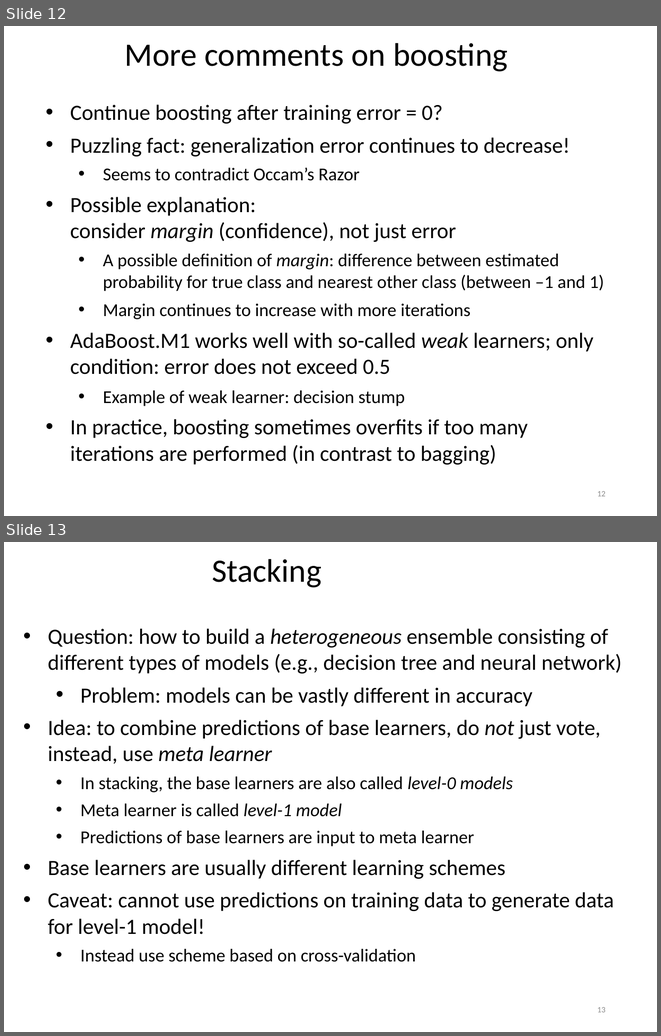
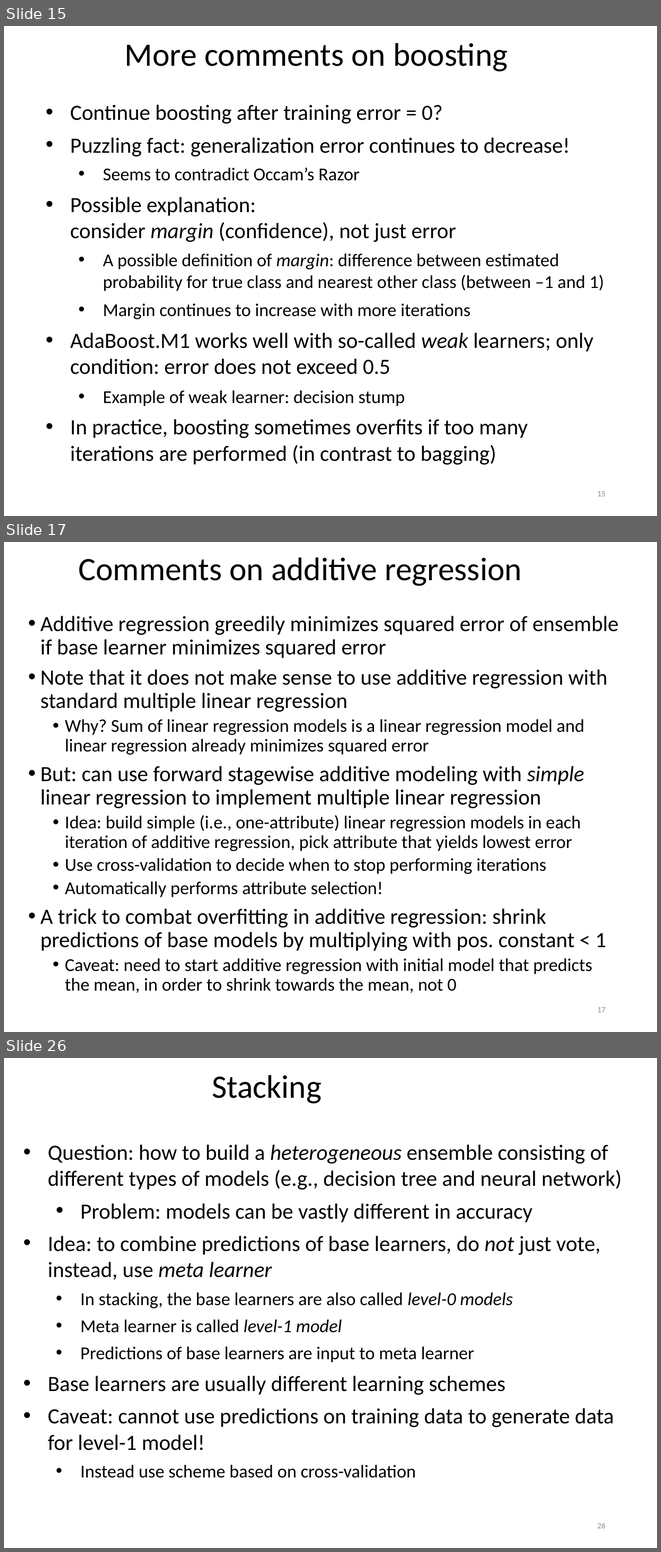
Before and after one commit to khaledmrasheed/khaledmrasheed.github.io, a slide deck: DMcourse/Chapter12.pptx. Shown one above the other, each under a label of ours: slides 12 and 13 before the commit, slides 15, 17 and 26 after it; the slides between them are not shown. The pictures are 661x1036 and 661x1552 pixels, drawn with LibreOffice and Linux fonts; fonts in the diff are those of the drawing. Boxes give left, top, right and bottom in pixels: in the first picture for what was removed or moved away, otherwise in the second. Text is boxed around its words. In the diff, an @@ line names an element or a change of style, - is before the commit and + after.

```diff
--- a/DMcourse/Chapter12.pptx
+++ b/DMcourse/Chapter12.pptx
@@ slide 17 added at (4,542,657,1032), background #FFFFFF @@
@@ title added at (79,557,522,586), 36 pt, text #000000 @@
+Comments on additive regression
@@ text added at (41,616,619,992), 20 pt, text #000000 @@
+• Additive regression greedily minimizes squared error of ensemble if base learner minimizes squared error
+• Note that it does not make sense to use additive regression with standard multiple linear regression
+  • Why? Sum of linear regression models is a linear regression model and linear regression already minimizes squared error
+• But: can use forward stagewise additive modeling with simple linear regression to implement multiple linear regression
+  • Idea: build simple (i.e., one-attribute) linear regression models in each iteration of additive regression, pick attribute that yields lowest error
+  • Use cross-validation to decide when to stop performing iterations
+  • Automatically performs attribute selection!
+• A trick to combat overfitting in additive regression: shrink predictions of base models by multiplying with pos. constant < 1
+  • Caveat: need to start additive regression with initial model that predicts the mean, in order to shrink towards the mean, not 0
@@ page number added at (597,1007,606,1012), 9 pt, text #8C8C8C @@
+17
@@ what was slide 12 is now slide 15 @@
@@ page number at (597,491,606,496): text changed @@
-12
+15
@@ what was slide 13 is now slide 26 @@
@@ page number at (597,1522,606,1528): text changed @@
-13
+26
```
Also in this commit, not shown: 3 slides changed, 12 other slides added.
